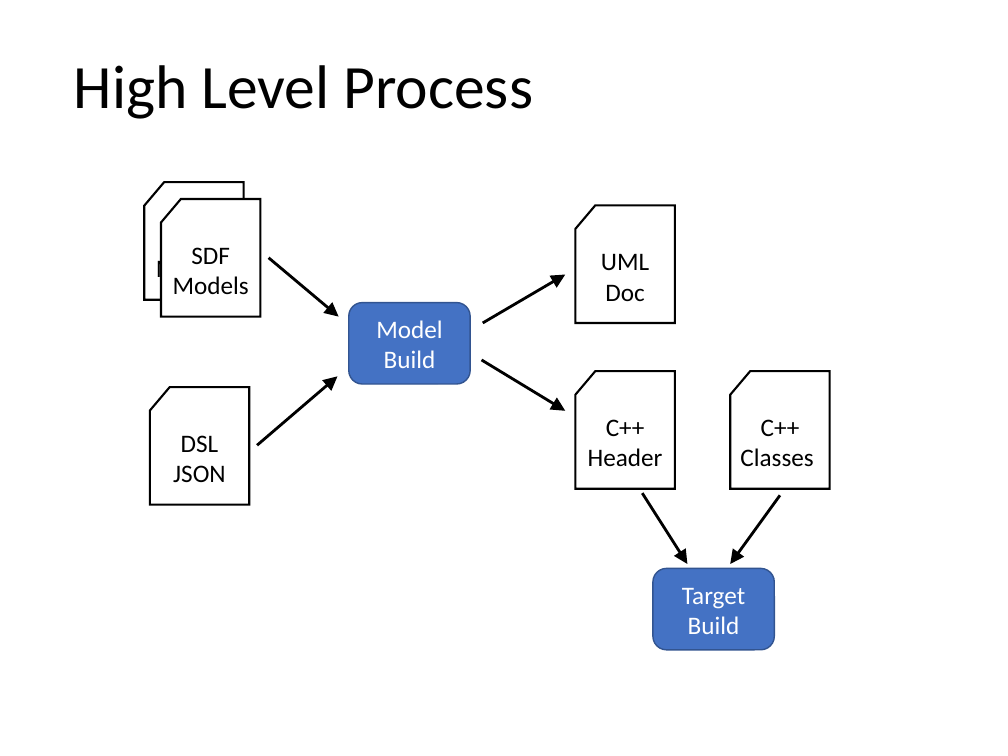
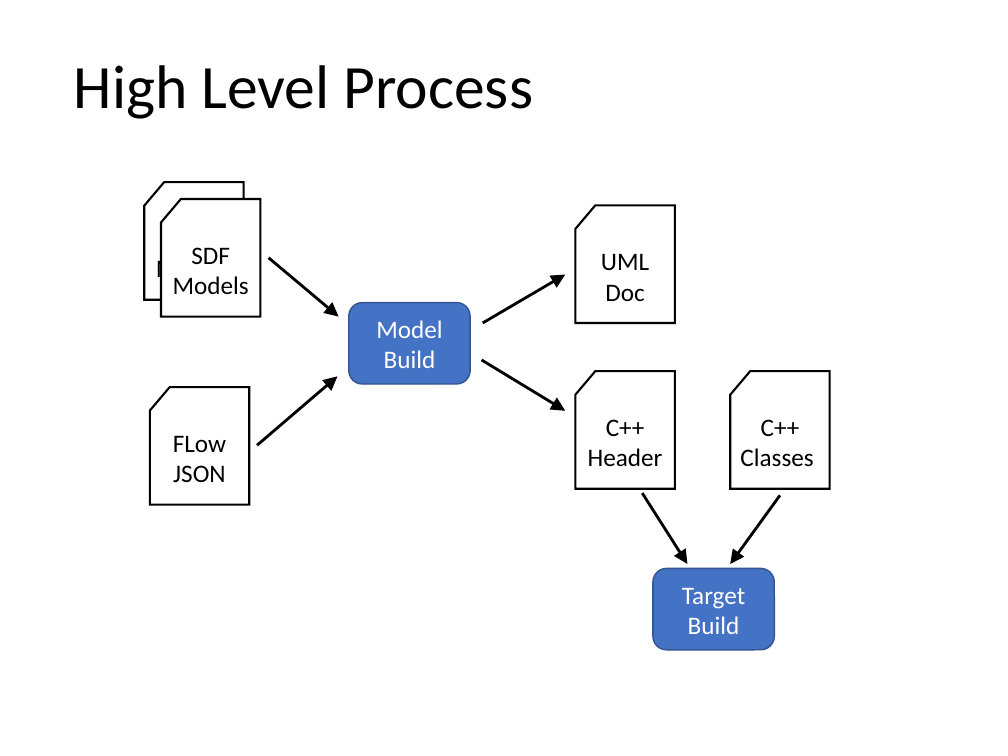
Before and after one commit to mjkoster/ObjectFlow, a slide deck: slide 11 of Documents/ObjectFlow.pptx. Drawn at 1008x756 pixels with LibreOffice and Linux fonts; fonts in the diff are those of the drawing. Boxes give left, top, right and bottom in pixels: in the first picture for what was removed or moved away, otherwise in the second. Text is boxed around its words. In the diff, an @@ line names an element or a change of style, - is before the commit and + after.

Commit message:
Update process slides

```diff
--- a/Documents/ObjectFlow.pptx
+++ b/Documents/ObjectFlow.pptx
@@ text in flow chart punched card at (x1=173, y1=435, x2=226, y2=482): text changed @@
-DSL JSON
+FLow JSON
```
Also in this commit, not shown: 3 other slides changed, 1 other file.
